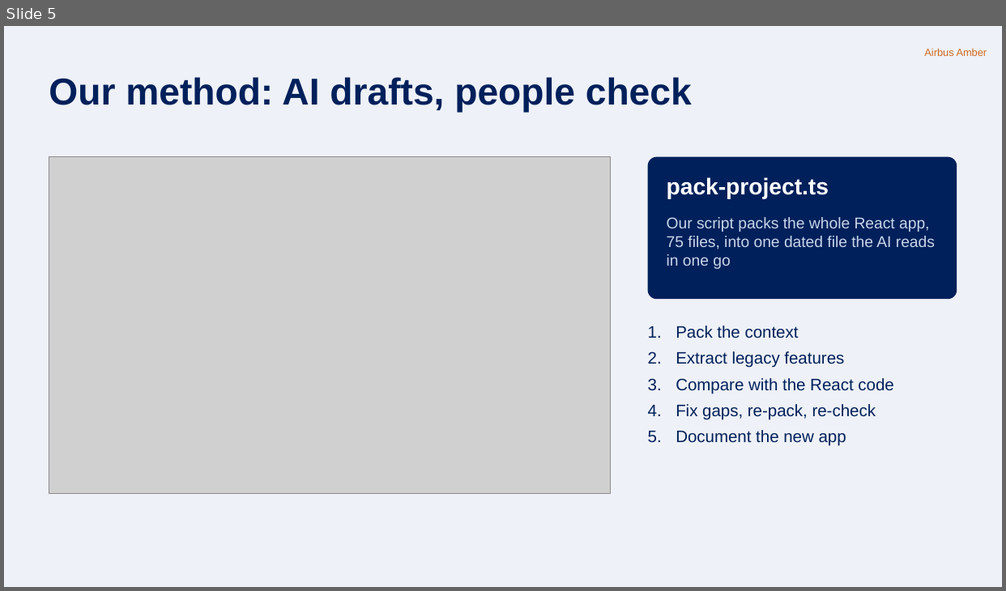
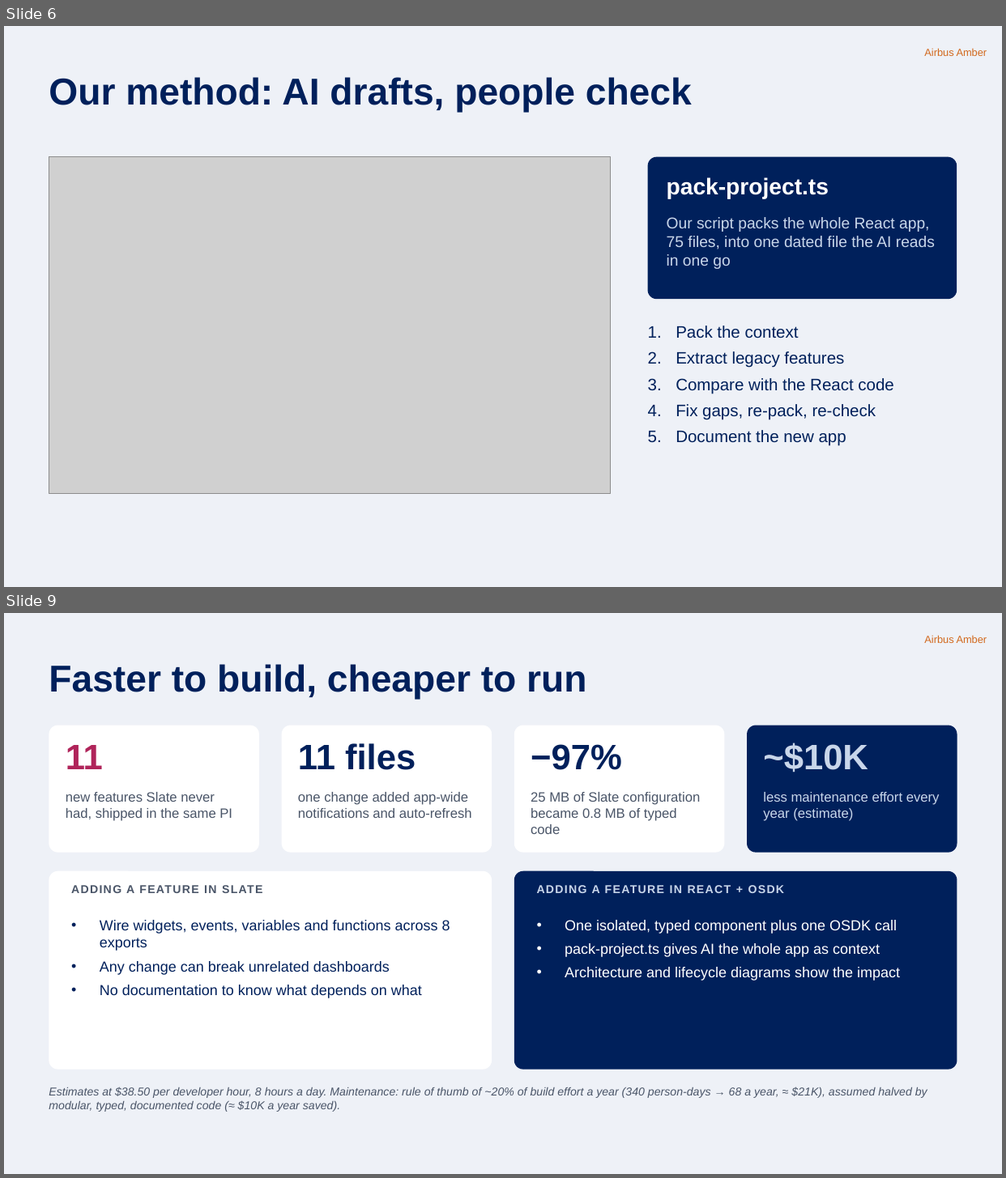
Before and after one commit to nithinram97/archify, a slide deck: erm-migration/docs/ERM-Migration-Jury-Pitch.pptx. Shown one above the other, each under a label of ours: slide 5 before the commit, slides 6 and 9 after it; the slides between them are not shown. The pictures are 1006x591 and 1006x1178 pixels, drawn with LibreOffice and Linux fonts; fonts in the diff are those of the drawing; grey boxes stand for pictures. Boxes give left, top, right and bottom in pixels: in the first picture for what was removed or moved away, otherwise in the second. Text is boxed around its words. In the diff, an @@ line names an element or a change of style, - is before the commit and + after.

```diff
--- a/erm-migration/docs/ERM-Migration-Jury-Pitch.pptx
+++ b/erm-migration/docs/ERM-Migration-Jury-Pitch.pptx
@@ slide 9 added at (4,613,1002,1174), background #EEF1F7; not listed: 1 template element that a slide beside it also shows @@
@@ title added at (49,664,586,699), 36 pt, text #00205B, bold @@
+Faster to build, cheaper to run
@@ rounded rectangle added at (49,726,259,853), fill #FFFFFF @@
@@ rounded rectangle added at (282,726,492,853), fill #FFFFFF @@
@@ rounded rectangle added at (514,726,725,853), fill #FFFFFF @@
@@ rounded rectangle added at (747,726,957,853), fill #00205B @@
@@ text added at (66,745,103,769), 34 pt, text #B0245A, bold @@
+11
@@ text added at (298,743,415,770), 34 pt, text #00205B, bold @@
+11 files
@@ text added at (530,744,622,770), 34 pt, text #00205B, bold @@
+−97%
@@ text added at (763,743,868,773), 34 pt, text #C9D6EA, bold @@
+~$10K
@@ text added at (66,792,232,821), 13 pt, text #4A5568 @@
+new features Slate never had, shipped in the same PI
@@ text added at (298,792,472,818), 13 pt, text #4A5568 @@
+one change added app-wide notifications and auto-refresh
@@ text added at (530,792,700,834), 13 pt, text #4A5568 @@
+25 MB of Slate configuration became 0.8 MB of typed code
@@ text added at (763,792,940,821), 13 pt, text #C9D6EA @@
+less maintenance effort every year (estimate)
@@ rounded rectangle added at (49,871,492,1070), fill #FFFFFF @@
@@ rounded rectangle added at (514,871,957,1070), fill #00205B @@
@@ text added at (71,885,450,999), 14 pt, text #00205B @@
+ADDING A FEATURE IN SLATE
+• Wire widgets, events, variables and functions across 8 exports
+• Any change can break unrelated dashboards
+• No documentation to know what depends on what
@@ text added at (537,885,900,981), 14 pt, text #FFFFFF @@
+ADDING A FEATURE IN REACT + OSDK
+• One isolated, typed component plus one OSDK call
+• pack-project.ts gives AI the whole app as context
+• Architecture and lifecycle diagrams show the impact
@@ text added at (49,1087,927,1112), 11 pt, text #4A5568, italic @@
+Estimates at $38.50 per developer hour, 8 hours a day. Maintenance: rule of thumb of ~20% of build effort a year (340 person-days → 68 a year, ≈ $21K), assumed halved by modular, typed, documented code (≈ $10K a year saved).
@@ what was slide 5 is now slide 6 @@
```
Also in this commit, not shown: 6 slides changed, 1 other slide added, 4 other files.
